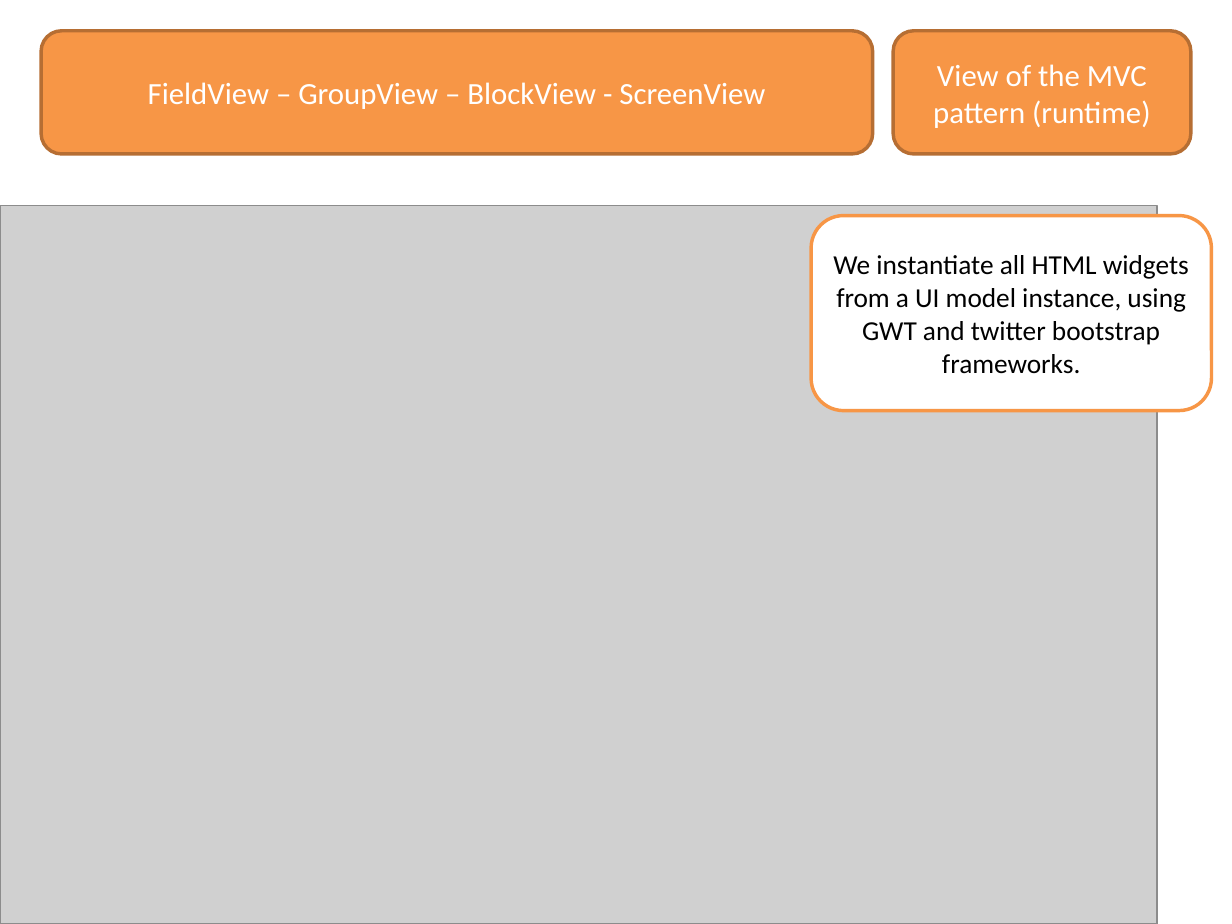
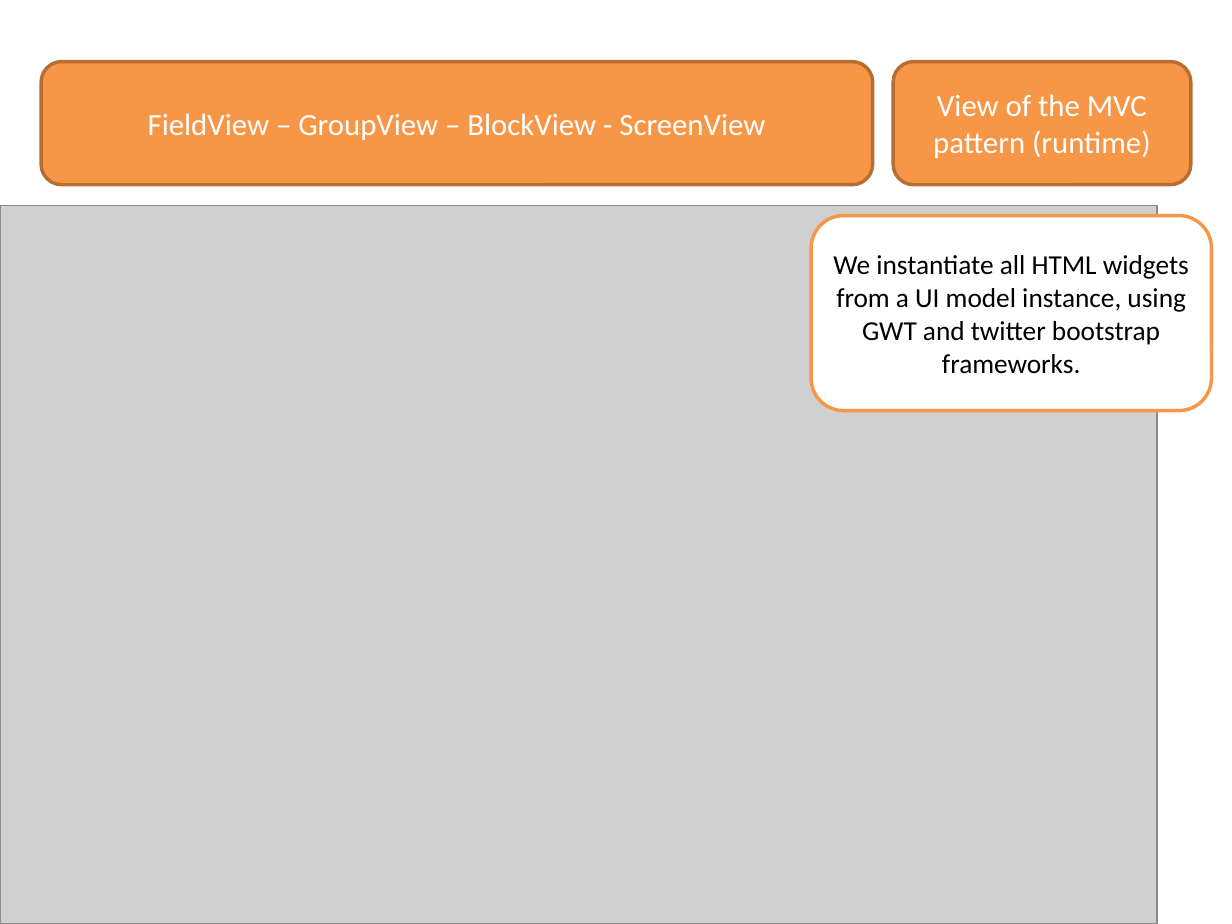
Before and after one commit to lesfurets/mdl4ui, a slide deck: slide 22 of mdl4ui-docs/mdl4ui_cg2013.pptx. Drawn at 1232x924 pixels with LibreOffice and Linux fonts; fonts in the diff are those of the drawing; grey boxes stand for pictures; background and template pictures are left out. Boxes give left, top, right and bottom in pixels: in the first picture for what was removed or moved away, otherwise in the second. Text is boxed around its words. In the diff, an @@ line names an element or a change of style, - is before the commit and + after.

```diff
--- a/mdl4ui-docs/mdl4ui_cg2013.pptx
+++ b/mdl4ui-docs/mdl4ui_cg2013.pptx
@@ rounded rectangle "FieldView – GroupView – BlockView ...": place and size @@
-rounded rectangle "FieldView – GroupView – BlockView ..." at <box>41,31,872,154</box>
+rounded rectangle "FieldView – GroupView – BlockView ..." at <box>41,62,872,185</box>
@@ rounded rectangle "View of the MVC pattern ...": place and size @@
-rounded rectangle "View of the MVC pattern ..." at <box>893,31,1191,154</box>
+rounded rectangle "View of the MVC pattern ..." at <box>893,62,1191,185</box>
```
Also in this commit, not shown: 5 other slides changed.
